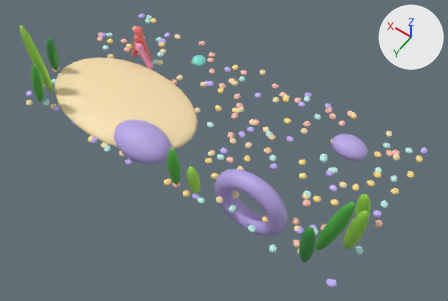
The FBX model EvolutionShop/Assets/EvolutionShop/Resources/Art/GrowthKit/TankBedShow.fbx, before and after one commit.
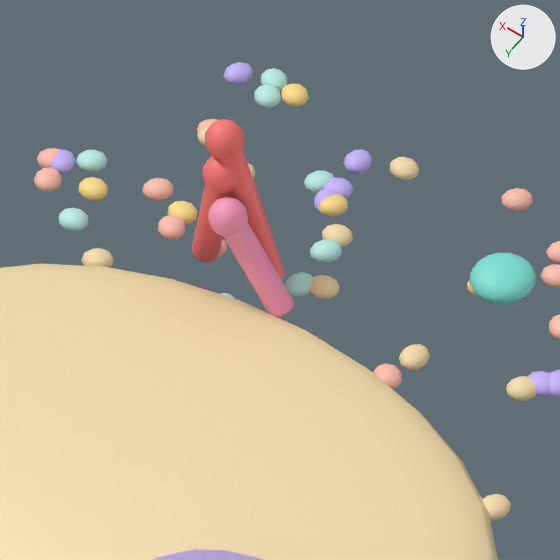
Each version is shown whole from a 50 mm lens placed at (-1.841, 2.471, 4.208), pointed at (-0.204, 0.179, 0.606), then close up on the part from 20% to 47% of the width and 0% to 40% of the height. Every picture has the same lights, and +X, +Y and +Z are marked at upper right. The older version's two pictures come first. Where no turn or scale is listed for an object, it has been applied to the vertices.

The older version as bpy lines, for what is in view:
```python
me_sphere_435 = bpy.data.meshes.new('Sphere.435')
me_sphere_435.from_pydata(...)  # 18796 vertices, 20756 faces; spans x -1.44..1.43, y -0.7..0.71, z 0.32..1.3
me_sphere_435.materials.append(mat_gk_sand)  # beige #f7dfae
me_sphere_435.materials.append(mat_gk_pebble1)  # beige #ffc1b0
me_sphere_435.materials.append(mat_gk_pebble2)  # purple #c9b6ff
me_sphere_435.materials.append(mat_gk_pebble3)  # yellow #ffe08a
me_sphere_435.materials.append(mat_gk_pebble4)  # cyan #bdefe8
me_sphere_435.materials.append(mat_gk_green)  # green #56b947
me_sphere_435.materials.append(mat_gk_lime)  # green #9bdb4d
me_sphere_435.materials.append(mat_gk_greendark)  # green #3e9a45
me_sphere_435.materials.append(mat_gk_rock)  # purple #b9a7e8
me_sphere_435.materials.append(mat_gk_coral)  # red #ff7a7a
me_sphere_435.materials.append(mat_gk_pink)  # pink #ff9ec4
me_sphere_435.materials.append(mat_gk_teallight)  # cyan #7fe3d6
ob_tankbedshow_mesh = bpy.data.objects.new('TankBedShow mesh', me_sphere_435)
ob_tankbedshow_mesh.location = (0.0, 0.0, 0.0)
```
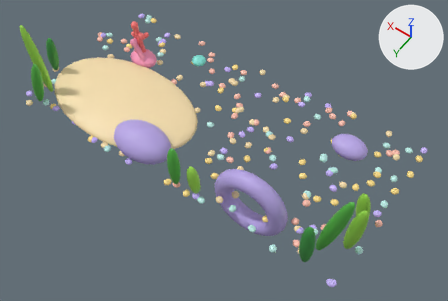
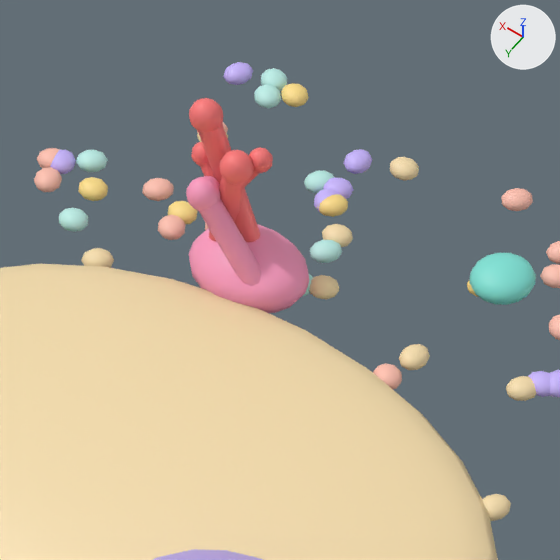
What differs and where, as boxes (x1, y1, x2, y2) in the close-ups (560 x 560 px; the box of a moved part takes in the faces that stretch with it):
part 1 of me_sphere_435, added (red): after (198, 124, 260, 242)
part 2 of me_sphere_435, added (mostly hidden): after (200, 162, 214, 177)
part 3 of me_sphere_435, added (mostly hidden): after (245, 171, 259, 186)
part 4 of me_sphere_435, moved or reshaped: before (192, 119, 294, 318); after (186, 98, 309, 313)
part 5 of me_sphere_435, recoloured (pink): after (207, 224, 297, 260)
part 6 of me_sphere_435, recoloured: before (213, 197, 248, 236); after (249, 147, 273, 172)

The change in detail:
me_sphere_435 is used by ob_tankbedshow_mesh; location (0.0, 0.0, 0.0).
me_sphere_435 had 18796 vertices, 20756 faces and spanned x -1.44..1.43, y -0.7..0.71, z 0.32..1.3.
me_sphere_435 now has 19020 vertices, 21086 faces and spans x -1.44..1.43, y -0.7..0.71, z 0.32..1.3.
me_sphere_435 part 1: a new loose piece of 30 vertices spanning x 0.86..0.97, y -0.24..-0.2, z 0.64..0.95, in mat_gk_coral (red #ff7a7a).
me_sphere_435 part 2: a new loose piece of 20 vertices spanning x 0.9..0.99, y -0.23..-0.19, z 0.76..0.85, in mat_gk_coral (red #ff7a7a).
me_sphere_435 part 3: a new loose piece of 20 vertices spanning x 0.84..0.93, y -0.25..-0.21, z 0.79..0.88, in mat_gk_coral (red #ff7a7a).
me_sphere_435 part 4: 198 vertices moved from x 0.76..1.01, y -0.25..-0.12, z 0.61..0.94 to x 0.76..1.0, y -0.29..-0.12, z 0.58..0.94; 330 vertices removed from x 0.75..1.0, y -0.24..-0.13, z 0.61..0.94; 464 vertices added at x 0.76..1.0, y -0.29..-0.11, z 0.58..0.97.
me_sphere_435 part 5: 22 faces spanning x 0.8..0.98, y -0.29..-0.15, z 0.59..0.7 switch from mat_gk_coral (red #ff7a7a) to mat_gk_pink (pink #ff9ec4).
me_sphere_435 part 6: 38 faces spanning x 0.84..0.88, y -0.26..-0.22, z 0.86..0.9 switch from mat_gk_pink (pink #ff9ec4) to mat_gk_coral (red #ff7a7a).
Other edits to the shape of me_sphere_435 do not show in these pictures.
